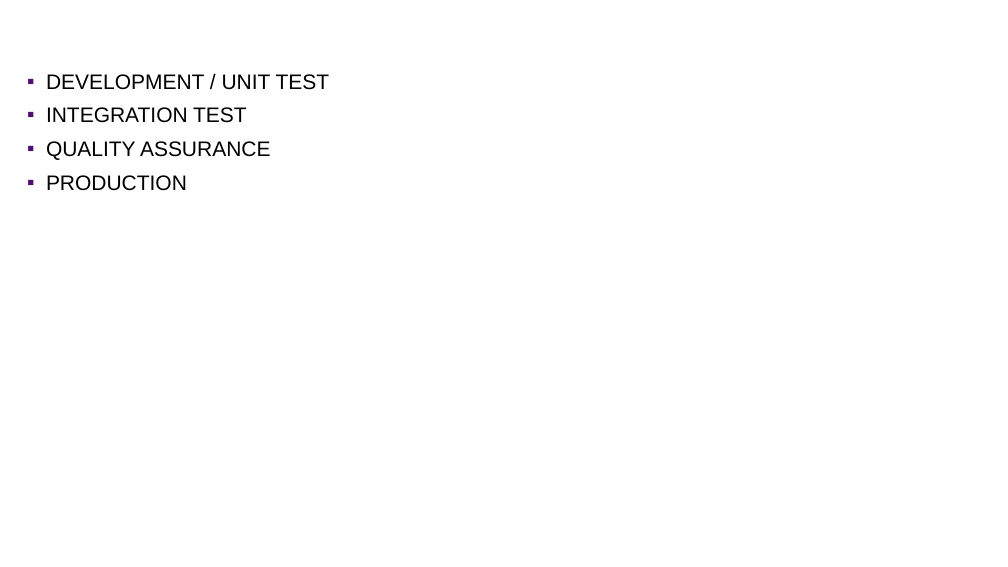
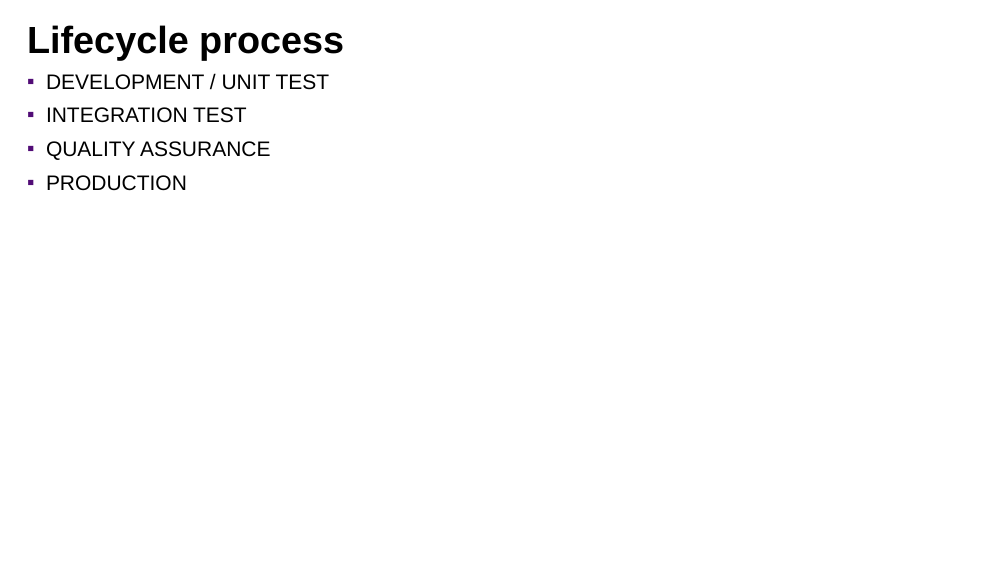
Before and after one commit to lbennardis/microS_code2016_DOCS, a slide deck: slide 14 of luigiBennardisMicroservices.pptx (slide 10 before the commit). Drawn at 1008x567 pixels with LibreOffice and Linux fonts; fonts in the diff are those of the drawing; background and template pictures are left out. Boxes give left, top, right and bottom in pixels: in the first picture for what was removed or moved away, otherwise in the second. Text is boxed around its words. In the diff, an @@ line names an element or a change of style, - is before the commit and + after.

```diff
--- a/luigiBennardisMicroservices.pptx
+++ b/luigiBennardisMicroservices.pptx
@@ title added at (27,25,344,60), 72 pt, text #000000, bold @@
+Lifecycle process
```
Also in this commit, not shown: 6 other slides changed, 6 slides added, 1 slide removed, 1 other file.
